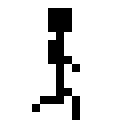
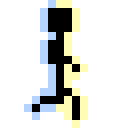
Revision of a layered (128, 128) image; what changed, layer by layer:
renamed "Layer 13" to "Layer 17", painted on it over [24,0,88,128]
